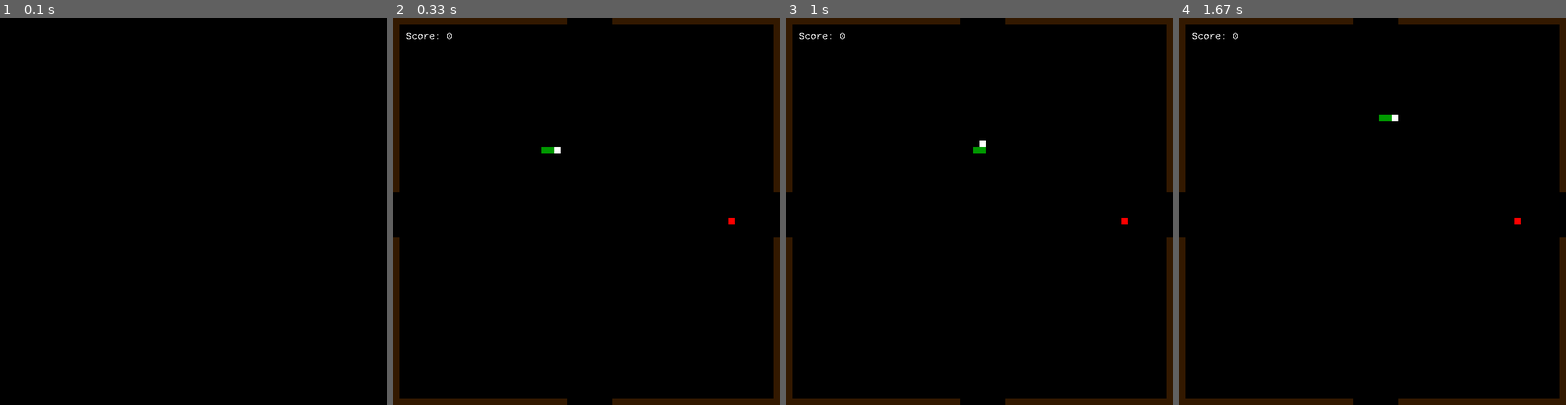
Above: before the commit, frames 1-4 (left to right).
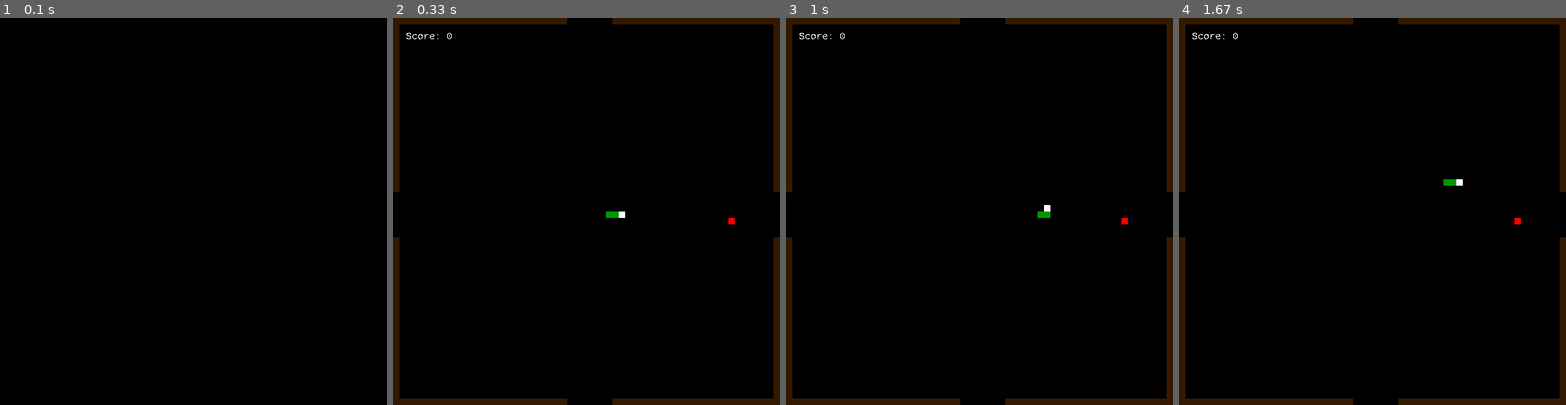
Above: after the commit, the same moments.

Repository: RonanFim/pygame-snake
Game: pygame game, started from main.py
The game is run twice, just before and just after one commit, with the same random seed, the same clock (stepped at 60 frames per second) and the same inputs.
Inputs:
- Up to frame 1 (0.1 s): no input
- Up to frame 2 (0.33 s): no input
- Up to frame 3 (1 s): hold Right 0.33-0.8 s; hold Up from 0.83 s (still down)
- Up to frame 4 (1.67 s): release Up at 1.3 s; hold Right from 1.33 s (still down)

Frame 1 is identical in both runs. In frame 2, 0.2% of the frame differs, in the area x 38-60%, y 33-52%; in frame 3, 0.2%; in frame 4, 0.2%.

Commit message:
Reorganizando o código

Diff:
--- a/System/Game.py
+++ b/System/Game.py
@@ -32,7 +32,9 @@
         # Create clock
         self.__clock = pygame.time.Clock()
         # Create the snake
-        self.__snake = [(220, 200), (210, 200), (200, 200)]
+        mWidth = Screen.WIDTH//20 * 10
+        mHeight = Screen.HEIGHT//20 * 10
+        self.__snake = [(mWidth + 20, mHeight), (mWidth + 10, mHeight), (mWidth, mHeight)]
         self.__snakeSprite = pygame.Surface((10, 10))
         self.__snakeSprite.fill((0, 153, 0))
         self.__headSprite = pygame.Surface((10, 10))
@@ -54,34 +56,36 @@
         self.__wallSprite.fill((51, 25, 0))
 
     def __OpenWall(self):
-        self.__wall.remove((0, 270))
-        self.__wall.remove((0, 280))
-        self.__wall.remove((0, 290))
-        self.__wall.remove((0, 300))
-        self.__wall.remove((0, 310))
-        self.__wall.remove((0, 320))
-        self.__wall.remove((0, 330))
-        self.__wall.remove((590, 270))
-        self.__wall.remove((590, 280))
-        self.__wall.remove((590, 290))
-        self.__wall.remove((590, 300))
-        self.__wall.remove((590, 310))
-        self.__wall.remove((590, 320))
-        self.__wall.remove((590, 330))
-        self.__wall.remove((270, 0))
-        self.__wall.remove((280, 0))
-        self.__wall.remove((290, 0))
-        self.__wall.remove((300, 0))
-        self.__wall.remove((310, 0))
-        self.__wall.remove((320, 0))
-        self.__wall.remove((330, 0))
-        self.__wall.remove((270, 590))
-        self.__wall.remove((280, 590))
-        self.__wall.remove((290, 590))
-        self.__wall.remove((300, 590))
-        self.__wall.remove((310, 590))
-        self.__wall.remove((320, 590))
-        self.__wall.remove((330, 590))
+        middleWidth = Screen.WIDTH//20 * 10
+        middleHeight = Screen.HEIGHT//20 * 10
+        self.__wall.remove((0, middleHeight - 30))
+        self.__wall.remove((0, middleHeight - 20))
+        self.__wall.remove((0, middleHeight - 10))
+        self.__wall.remove((0, middleHeight))
+        self.__wall.remove((0, middleHeight + 10))
+        self.__wall.remove((0, middleHeight + 20))
+        self.__wall.remove((0, middleHeight + 30))
+        self.__wall.remove((Screen.WIDTH - 10, middleHeight - 30))
+        self.__wall.remove((Screen.WIDTH - 10, middleHeight - 20))
+        self.__wall.remove((Screen.WIDTH - 10, middleHeight - 10))
+        self.__wall.remove((Screen.WIDTH - 10, middleHeight))
+        self.__wall.remove((Screen.WIDTH - 10, middleHeight + 10))
+        self.__wall.remove((Screen.WIDTH - 10, middleHeight + 20))
+        self.__wall.remove((Screen.WIDTH - 10, middleHeight + 30))
+        self.__wall.remove((middleWidth - 30, 0))
+        self.__wall.remove((middleWidth - 20, 0))
+        self.__wall.remove((middleWidth - 10, 0))
+        self.__wall.remove((middleWidth, 0))
+        self.__wall.remove((middleWidth + 10, 0))
+        self.__wall.remove((middleWidth + 20, 0))
+        self.__wall.remove((middleWidth + 30, 0))
+        self.__wall.remove((middleWidth - 30, Screen.HEIGHT - 10))
+        self.__wall.remove((middleWidth - 20, Screen.HEIGHT - 10))
+        self.__wall.remove((middleWidth - 10, Screen.HEIGHT - 10))
+        self.__wall.remove((middleWidth, Screen.HEIGHT - 10))
+        self.__wall.remove((middleWidth + 10, Screen.HEIGHT - 10))
+        self.__wall.remove((middleWidth + 20, Screen.HEIGHT - 10))
+        self.__wall.remove((middleWidth + 30, Screen.HEIGHT - 10))
 
     def __NewPos(self):
         """
